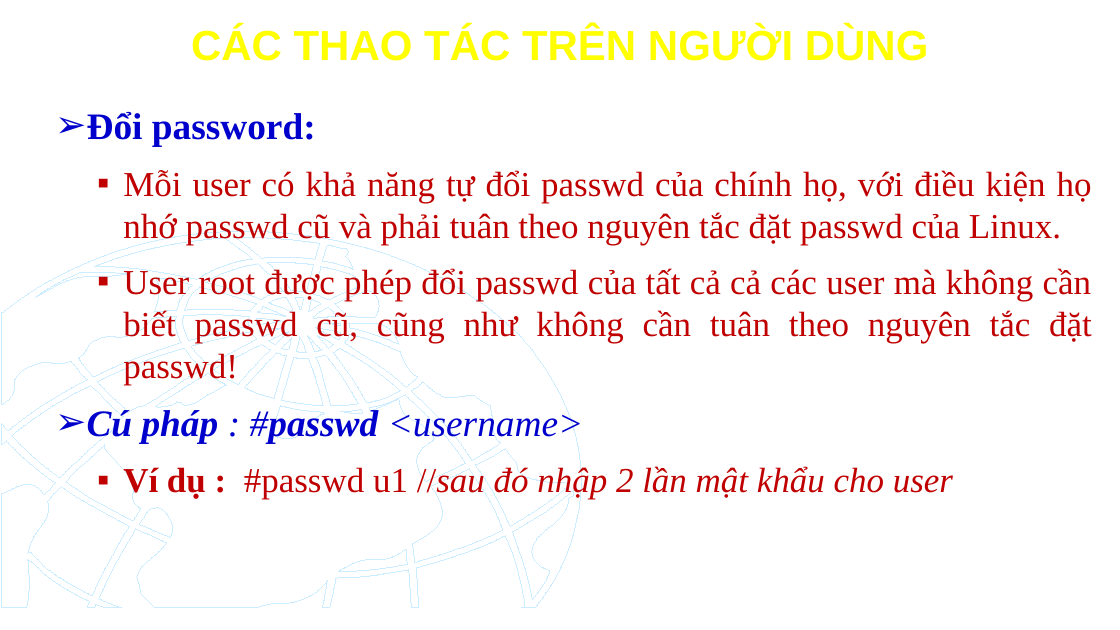
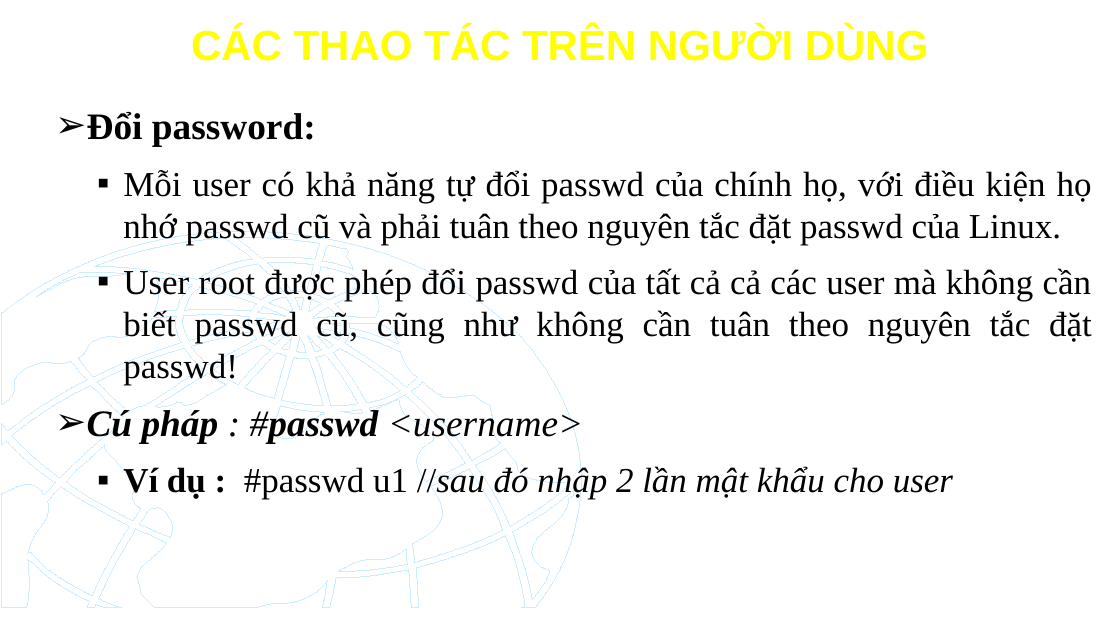
Before and after one commit to TikTzuki/SGU-Project, a slide deck: slide 16 of Open Source OS/CHƯƠNG 3.pptx. Drawn at 1120x630 pixels with LibreOffice and Linux fonts; fonts in the diff are those of the drawing; background and template pictures are left out. Boxes give left, top, right and bottom in pixels: in the first picture for what was removed or moved away, otherwise in the second. Text is boxed around its words. In the diff, an @@ line names an element or a change of style, - is before the commit and + after.

```diff
--- a/Open Source OS/CHƯƠNG 3.pptx
+++ b/Open Source OS/CHƯƠNG 3.pptx
@@ text "Đổi password:" at box(87, 112, 1092, 500): text colour #0000CC to #000000 in "Đổi password:", "Cú pháp : #passwd <username>"; text colour #C00000 to #000000 in "Mỗi user có khả năng tự đổi ...", "User root được phép đổi passwd của ...", "Ví dụ : #passwd u1 //sau đó ..." @@
```
Also in this commit, not shown: 37 other slides changed, 11 other files.
